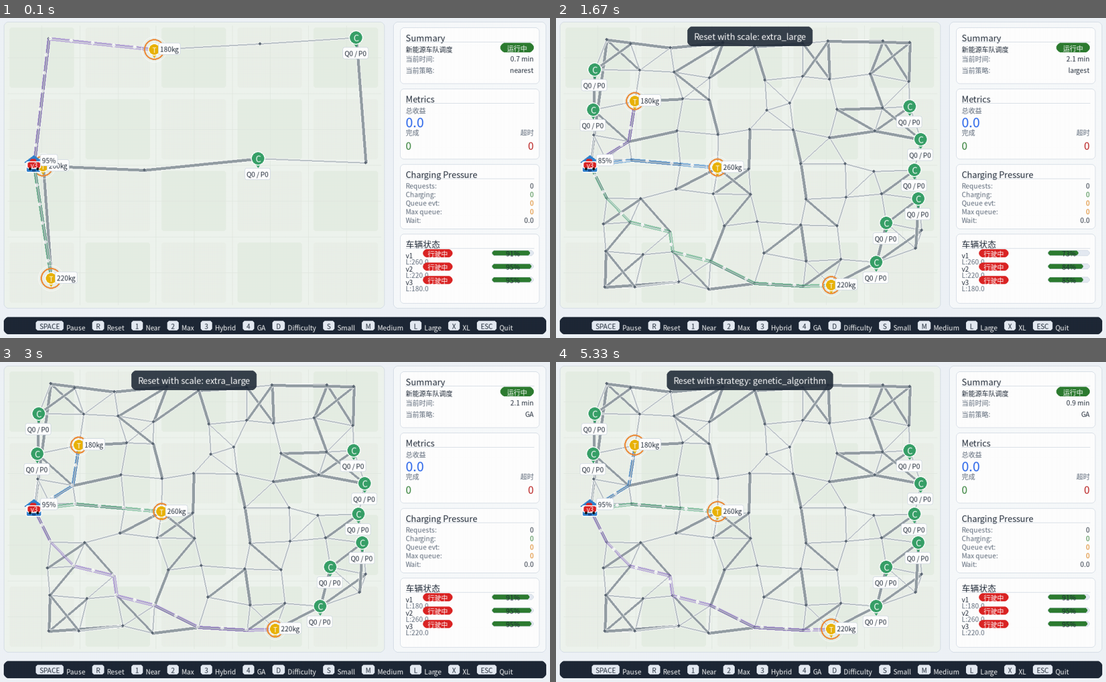
Above: before the commit, frames 1-4 (two rows, left to right).
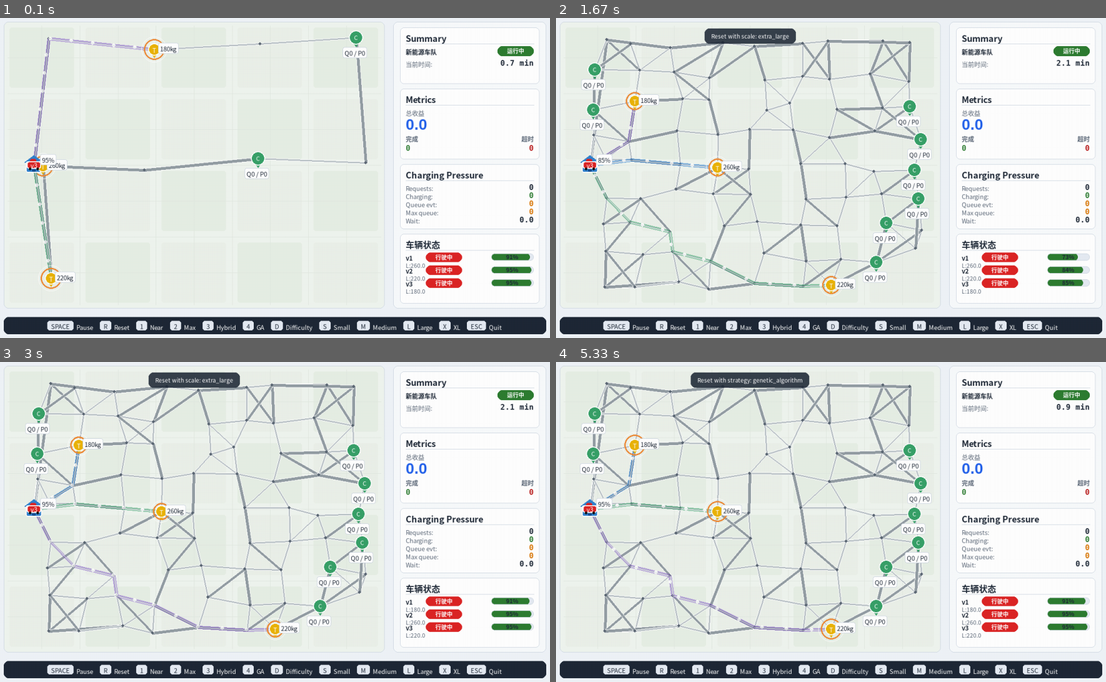
Above: after the commit, the same moments.

Repository: Ltyyyyy0429/Data-Structure-Course-Design
Game: pygame game, started from ui/simulator_app.py
Same seed, same stepped clock (60 frames per second), same inputs: the game is played once before the commit and once after it.
Inputs:
- Up to frame 1 (0.1 s): no input
- Up to frame 2 (1.67 s): tap 3 at 0.33 s; tap 4 at 0.67 s; tap 2 at 1 s; hold D from 1.33 s (still down); tap X at 1.4 s
- Up to frame 3 (3 s): tap X at 1.7, 1.9, 2.2, 2.4, 2.73 s; release D at 1.8 s; hold D 1.83-2.3 s; tap 2 at 1.98 s; hold S 2.33-2.63 s; tap 4 at 2.48 s; hold D from 2.67 s (still down)
- Up to frame 4 (5.33 s): tap X at 3.03, 3.4, 3.8, 4.1, 4.3, 4.6, 4.8, 5.13 s; release D at 3.3 s; hold S 3.33-3.7 s; tap 2 at 3.48, 4.88 s; hold D 3.73-4.2 s; tap 4 at 3.88, 5.22 s; hold D 4.23-4.7 s; hold S 4.73-5.03 s; hold D from 5.07 s (still down)

The runs differ from the first frame. In frame 1, 5.4% of the frame differs, in the area x 5-98%, y 5-99%; in frame 2, 6.6%; in frame 3, 6.6%; in frame 4, 6.9%, in the area x 4-98%, y 2-99%.

Commit message:
polish pygame dashboard typography

Diff:
--- a/ui/pygame_app.py
+++ b/ui/pygame_app.py
@@ -285,6 +285,12 @@
     normal: pygame.font.Font
     small: pygame.font.Font
     tiny: pygame.font.Font
+    card_title: pygame.font.Font
+    body: pygame.font.Font
+    body_bold: pygame.font.Font
+    number_big: pygame.font.Font
+    number: pygame.font.Font
+    badge: pygame.font.Font
 
 
 class DemoWorld:
@@ -480,8 +486,17 @@
             "path": preview_path,
         }
 
+def make_font(font_names: List[str], size: int, bold: bool = False) -> pygame.font.Font:
+    """Create a clear system font with ordered fallbacks."""
+
+    for font_name in font_names:
+        if pygame.font.match_font(font_name, bold=bold) or pygame.font.match_font(font_name):
+            return pygame.font.SysFont(font_name, int(size), bold=bold)
+    return pygame.font.SysFont("Arial", int(size), bold=bold)
+
+
 def choose_fonts() -> FontSet:
-    chinese_font_names = [
+    cjk_font_names = [
         "PingFang SC",
         "Heiti SC",
         "Arial Unicode MS",
@@ -489,28 +504,39 @@
         "SimHei",
         "Noto Sans CJK SC",
     ]
-
-    font_path = None
-    for font_name in chinese_font_names:
-        font_path = pygame.font.match_font(font_name)
-        if font_path:
-            break
-
-    if font_path:
-        return FontSet(
-            language="zh",
-            title=pygame.font.Font(font_path, scale_px(27, 27, 36)),
-            normal=pygame.font.Font(font_path, scale_px(21, 21, 27)),
-            small=pygame.font.Font(font_path, scale_px(18, 18, 23)),
-            tiny=pygame.font.Font(font_path, scale_px(14, 14, 18)),
-        )
+    latin_font_names = [
+        "Helvetica Neue",
+        "SF Pro Text",
+        "SF Pro Display",
+        "Arial",
+        "Arial Unicode MS",
+    ]
+    number_font_names = ["Menlo", "SF Mono", "Monaco", "Helvetica Neue", "Arial"]
+
+    ui_font_names = cjk_font_names if any(pygame.font.match_font(name) for name in cjk_font_names) else latin_font_names
+    language = "zh" if ui_font_names is cjk_font_names else "en"
+
+    card_title = make_font(ui_font_names, scale_px(18, 18, 22), bold=True)
+    body = make_font(ui_font_names, scale_px(13, 13, 16))
+    body_bold = make_font(ui_font_names, scale_px(13, 13, 16), bold=True)
+    small = make_font(ui_font_names, scale_px(12, 12, 15))
+    badge = make_font(ui_font_names, scale_px(12, 12, 14), bold=True)
+    number = make_font(number_font_names, scale_px(16, 16, 19), bold=True)
+    number_big = make_font(latin_font_names, scale_px(32, 32, 38), bold=True)
+    title = make_font(ui_font_names, scale_px(24, 24, 30), bold=True)
 
     return FontSet(
-        language="en",
-        title=pygame.font.SysFont(None, scale_px(27, 27, 36)),
-        normal=pygame.font.SysFont(None, scale_px(21, 21, 27)),
-        small=pygame.font.SysFont(None, scale_px(18, 18, 23)),
-        tiny=pygame.font.SysFont(None, scale_px(14, 14, 18)),
+        language=language,
+        title=title,
+        normal=number,
+        small=small,
+        tiny=body,
+        card_title=card_title,
+        body=body,
+        body_bold=body_bold,
+        number_big=number_big,
+        number=number,
+        badge=badge,
     )
 
 
@@ -520,6 +546,34 @@
     return screen_x, screen_y
 
 
+def render_text(
+    surface: pygame.Surface,
+    text: str,
+    font: pygame.font.Font,
+    color: Tuple[int, int, int],
+    x: int | float,
+    y: int | float,
+    max_chars: int | None = None,
+) -> None:
+    if text is None:
+        text = ""
+    text = shorten_text(text, max_chars) if max_chars is not None else str(text)
+    text_surface = font.render(text, True, color)
+    surface.blit(text_surface, (int(round(x)), int(round(y))))
+
+
+def draw_text_left(
+    surface: pygame.Surface,
+    text: str,
+    font: pygame.font.Font,
+    color: Tuple[int, int, int],
+    x: int | float,
+    y: int | float,
+    max_chars: int | None = None,
+) -> None:
+    render_text(surface, text, font, color, x, y, max_chars)
+
+
 def draw_text(
     surface: pygame.Surface,
     text: str,
@@ -527,8 +581,7 @@
     color: Tuple[int, int, int],
     position: Tuple[int, int],
 ) -> None:
-    text_surface = font.render(text, True, color)
-    surface.blit(text_surface, position)
+    draw_text_left(surface, text, font, color, position[0], position[1])
 
 
 def shorten_text(text, max_chars: int) -> str:
@@ -564,7 +617,25 @@
     max_chars: int = 14,
 ) -> None:
     text_surface = font.render(shorten_text(text, max_chars), True, color)
-    surface.blit(text_surface, (right - text_surface.get_width(), y))
+    text_rect = text_surface.get_rect(right=int(round(right)), top=int(round(y)))
+    surface.blit(text_surface, text_rect)
+
+
+def draw_text_center(
+    surface: pygame.Surface,
+    text: str,
+    font: pygame.font.Font,
+    color: Tuple[int, int, int],
+    center_x: int | float,
+    center_y: int | float,
+    max_chars: int | None = None,
+) -> None:
+    if text is None:
+        text = ""
+    text = shorten_text(text, max_chars) if max_chars is not None else str(text)
+    text_surface = font.render(text, True, color)
+    text_rect = text_surface.get_rect(center=(int(round(center_x)), int(round(center_y))))
+    surface.blit(text_surface, text_rect)
 
 
 def draw_centered_text(
@@ -574,9 +645,7 @@
     color: Tuple[int, int, int],
     center: Tuple[int, int],
 ) -> None:
-    text_surface = font.render(text, True, color)
-    text_rect = text_surface.get_rect(center=center)
-    surface.blit(text_surface, text_rect)
+    draw_text_center(surface, text, font, color, center[0], center[1])
 
 
 def build_node_lookup(nodes: Dict) -> Dict:
@@ -1093,14 +1162,14 @@
 
 def draw_card(surface: pygame.Surface, rect: pygame.Rect, title: str, fonts: FontSet) -> pygame.Rect:
     padding = scale_px(12, 12, 16)
-    title_y = rect.top + scale_px(8, 8, 12)
-    divider_y = rect.top + scale_px(30, 30, 38)
-    body_top = rect.top + scale_px(34, 34, 44)
+    title_y = rect.top + scale_px(9, 9, 12)
+    divider_y = rect.top + scale_px(34, 34, 40)
+    body_top = rect.top + scale_px(40, 40, 46)
     body_bottom_padding = scale_px(10, 10, 14)
 
     pygame.draw.rect(surface, PANEL_CARD, rect, border_radius=8)
     pygame.draw.rect(surface, PANEL_BORDER, rect, width=1, border_radius=8)
-    draw_text(surface, shorten_text(title, 24), fonts.small, TEXT_MAIN, (rect.left + padding, title_y))
+    draw_text_left(surface, title, fonts.card_title, TEXT_MAIN, rect.left + padding, title_y, 24)
     pygame.draw.line(
         surface,
         PANEL_BORDER,
@@ -1131,8 +1200,8 @@
     if y + line_height > rect.bottom:
         return None
 
-    draw_text(surface, f"{shorten_text(label, label_chars)}:", fonts.tiny, TEXT_MUTED, (rect.left, y))
-    draw_text_right(surface, value, fonts.tiny, value_color, rect.right, y, value_chars)
+    draw_text_left(surface, f"{shorten_text(label, label_chars)}:", fonts.body, TEXT_MUTED, rect.left, y)
+    draw_text_right(surface, value, fonts.number, value_color, rect.right, y - scale_px(1, 1, 2), value_chars)
     return y + line_height
 
 
@@ -1144,8 +1213,9 @@
     color: Tuple[int, int, int],
     max_chars: int = 12,
 ) -> None:
-    text_surface = fonts.tiny.render(shorten_text(text, max_chars), True, WHITE)
-    pygame.draw.rect(surface, color, rect, border_radius=rect.height // 2)
+    rect = pygame.Rect(int(rect.left), int(rect.top), int(rect.width), int(rect.height))
+    text_surface = fonts.badge.render(shorten_text(text, max_chars), True, WHITE)
+    pygame.draw.rect(surface, color, rect, border_radius=max(1, rect.height // 2))
     surface.blit(text_surface, text_surface.get_rect(center=rect.center))
 
 
@@ -1169,6 +1239,7 @@
     fonts: FontSet,
 ) -> None:
     battery_level = max(0.0, min(100.0, battery_level))
+    rect = pygame.Rect(int(rect.left), int(rect.top), int(rect.width), int(rect.height))
     fill_width = int(rect.width * battery_level / 100)
     fill_color = SUCCESS if battery_level >= 50 else WARNING if battery_level >= 20 else DANGER
 
@@ -1177,7 +1248,7 @@
         fill_rect = pygame.Rect(rect.left, rect.top, fill_width, rect.height)
         pygame.draw.rect(surface, fill_color, fill_rect, border_radius=rect.height // 2)
     pygame.draw.rect(surface, PANEL_BORDER, rect, width=1, border_radius=rect.height // 2)
-    draw_centered_text(surface, battery_text, fonts.tiny, TEXT_MAIN, rect.center)
+    draw_text_center(surface, battery_text, fonts.badge, TEXT_MAIN, rect.centerx, rect.centery, 8)
 
 
 def draw_metric_big_number(
@@ -1188,10 +1259,10 @@
     fonts: FontSet,
     color: Tuple[int, int, int],
 ) -> None:
-    draw_text(surface, shorten_text(label, 18), fonts.tiny, TEXT_MUTED, (rect.left, rect.top))
+    draw_text_left(surface, label, fonts.body, TEXT_MUTED, rect.left, rect.top, 18)
     value_text = shorten_text(value, 13)
-    value_surface = fonts.title.render(value_text, True, color)
-    surface.blit(value_surface, (rect.left, rect.top + scale_px(15, 15)))
+    value_surface = fonts.number_big.render(value_text, True, color)
+    surface.blit(value_surface, (int(rect.left), int(rect.top + scale_px(17, 17))))
 
 
 def draw_summary_card(
@@ -1203,17 +1274,17 @@
     paused: bool,
 ) -> None:
     inner = draw_card(surface, rect, labels["summary"], fonts)
-    project_name = "新能源车队调度" if fonts.language == "zh" else "Fleet Dispatch System"
-    draw_text(surface, shorten_text(project_name, 17), fonts.tiny, TEXT_MAIN, (inner.left, inner.top))
+    project_name = "新能源车队" if fonts.language == "zh" else "Fleet Dispatch"
+    draw_text_left(surface, project_name, fonts.body_bold, TEXT_MAIN, inner.left, inner.top, 18)
 
     run_label = labels["paused"] if paused else labels["running"]
-    badge_w = scale_px(70, 70, 86)
-    badge_h = scale_px(20, 20, 24)
-    badge_rect = pygame.Rect(inner.right - badge_w, inner.top - 2, badge_w, badge_h)
+    badge_w = scale_px(76, 76, 92)
+    badge_h = scale_px(21, 21, 25)
+    badge_rect = pygame.Rect(inner.right - badge_w, inner.top - scale_px(1, 1, 2), badge_w, badge_h)
     draw_status_badge(surface, run_label, fonts, badge_rect, WARNING if paused else SUCCESS)
 
-    row_h = max(scale_px(16, 16, 21), fonts.tiny.get_height() + scale_px(3, 3, 5))
-    y = inner.top + scale_px(20, 20, 24)
+    row_h = max(scale_px(19, 19, 23), fonts.body.get_height() + scale_px(4, 4, 6))
+    y = inner.top + scale_px(26, 26, 30)
     y = draw_metric_row(surface, labels["time"], f"{safe_get_metric(metrics, 'current_time', 0)} min", fonts, inner, y, line_height=row_h) or y
     strategy = shorten_text(safe_get_metric(metrics, "strategy", "-"), 12)
     y = draw_metric_row(surface, labels["strategy"], strategy, fonts, inner, y, line_height=row_h) or y
@@ -1244,13 +1315,13 @@
     )
 
     lower_y = min(score_rect.bottom + scale_px(6, 6, 8), inner.bottom - lower_block_h)
-    value_offset = max(scale_px(17, 17, 22), fonts.tiny.get_height() + scale_px(2, 2, 4))
+    value_offset = max(scale_px(18, 18, 23), fonts.body.get_height() + scale_px(2, 2, 4))
     completed = safe_get_metric(metrics, "completed_tasks", 0)
     timeout = safe_get_metric(metrics, "timeout_tasks", 0)
-    draw_text(surface, labels.get("completed_short", labels["completed"]), fonts.tiny, TEXT_MUTED, (inner.left, lower_y))
-    draw_text(surface, str(completed), fonts.normal, SUCCESS, (inner.left, lower_y + value_offset))
-    draw_text_right(surface, labels.get("timeout_short", labels["timeout"]), fonts.tiny, TEXT_MUTED, inner.right, lower_y)
-    draw_text_right(surface, str(timeout), fonts.normal, DANGER, inner.right, lower_y + value_offset)
+    draw_text_left(surface, labels.get("completed_short", labels["completed"]), fonts.body_bold, TEXT_MUTED, inner.left, lower_y)
+    draw_text_left(surface, str(completed), fonts.number, SUCCESS, inner.left, lower_y + value_offset)
+    draw_text_right(surface, labels.get("timeout_short", labels["timeout"]), fonts.body_bold, TEXT_MUTED, inner.right, lower_y)
+    draw_text_right(surface, str(timeout), fonts.number, DANGER, inner.right, lower_y + value_offset)
 
 
 def draw_charging_card(surface: pygame.Surface, rect: pygame.Rect, metrics: Dict, fonts: FontSet, labels: Dict) -> None:
@@ -1281,7 +1352,8 @@
     metrics: Dict | None = None,
 ) -> None:
     inner = draw_card(surface, rect, labels["vehicles"], fonts)
-    row_height = max(scale_px(23, 23, 30), fonts.tiny.get_height() + scale_px(7, 7, 10))
+    available_row_height = max(1, (inner.height - scale_px(8, 8)) // VEHICLE_LIST_MAX_ROWS)
+    row_height = max(scale_px(27, 27, 31), min(scale_px(34, 34, 40), available_row_height))
     max_rows = min(VEHICLE_LIST_MAX_ROWS, max(0, (inner.height - scale_px(8, 8)) // row_height))
     shown = 0
 
@@ -1298,29 +1370,32 @@
         status_color = get_vehicle_color(status_key)
         battery_level, battery_text = get_battery_display(vehicle, metrics)
 
-        draw_text(surface, vehicle_id, fonts.tiny, TEXT_MAIN, (inner.left, row_y))
-        id_offset = scale_px(36, 34, 44)
-        badge_w = scale_px(62, 62, 78)
-        badge_h = scale_px(17, 17, 22)
-        badge_rect = pygame.Rect(inner.left + id_offset, row_y - 2, badge_w, badge_h)
+        id_x = inner.left
+        status_x = inner.left + scale_px(42, 40, 52)
+        badge_w = scale_px(76, 72, 92)
+        badge_h = scale_px(20, 19, 24)
+        bar_w = min(scale_px(98, 94, 126), max(82, inner.width // 3))
+        bar_h = scale_px(15, 14, 18)
+        bar_x = inner.right - bar_w
+
+        draw_text_left(surface, vehicle_id, fonts.body_bold, TEXT_MAIN, id_x, row_y, 8)
+        badge_rect = pygame.Rect(status_x, row_y - scale_px(1, 1, 2), badge_w, badge_h)
         draw_status_badge(surface, status, fonts, badge_rect, status_color, max_chars=9)
         if battery_level < 20:
-            low_rect = pygame.Rect(badge_rect.right + scale_px(4, 4), row_y - 2, scale_px(36, 36, 44), badge_h)
+            low_rect = pygame.Rect(badge_rect.right + scale_px(4, 4), row_y - scale_px(1, 1, 2), scale_px(36, 36, 44), badge_h)
             draw_status_badge(surface, "LOW", fonts, low_rect, DANGER, max_chars=5)
 
-        bar_w = min(scale_px(88, 88, 116), max(76, inner.width // 3))
-        bar_h = scale_px(12, 12, 16)
-        bar_rect = pygame.Rect(inner.right - bar_w, row_y, bar_w, bar_h)
+        bar_rect = pygame.Rect(bar_x, row_y + scale_px(1, 1, 2), bar_w, bar_h)
         draw_battery_bar(surface, bar_rect, battery_level, battery_text, fonts)
 
         load_value = vehicle.get("load", "N/A")
         load_text = f"L:{shorten_text(load_value, 7)}"
-        draw_text(surface, load_text, fonts.tiny, TEXT_MUTED, (inner.left, row_y + scale_px(13, 13, 17)))
+        draw_text_left(surface, load_text, fonts.small, TEXT_MUTED, id_x, row_y + scale_px(17, 17, 21), 12)
         shown += 1
 
     remaining = max(0, len(vehicles or []) - shown)
     if remaining > 0:
-        draw_text(surface, f"+{remaining} more vehicles", fonts.tiny, TEXT_MUTED, (inner.left, rect.bottom - scale_px(22, 22, 28)))
+        draw_text_left(surface, f"+{remaining} more vehicles", fonts.small, TEXT_MUTED, inner.left, rect.bottom - scale_px(22, 22, 28))
 
 
 def draw_panel(surface: pygame.Surface, state: Dict, fonts: FontSet, paused: bool) -> None:
--- a/ui/simulator_app.py
+++ b/ui/simulator_app.py
@@ -41,7 +41,6 @@
 UI_DIFFICULTY = "easy"
 UI_SCALE = "small"
 UI_STRATEGY = "nearest"
-PRESENTATION_FLEET_BY_SCALE = False
 SUPPORTED_DIFFICULTIES = ("easy", "medium", "hard")
 SCALE_TO_MAP_FILE = {
     "small": "data/small_map.json",
@@ -55,12 +54,6 @@
     "energy_aware_hybrid",
     "genetic_algorithm",
 }
-SCALE_COUNT_FIELD = {
-    "small": "count_small",
-    "medium": "count_medium",
-    "large": "count_large",
-    "extra_large": "count_extra_large",
-}
 
 
 def build_b_graph_from_pathfinder(pathfinder: RealPathfinder) -> dict:
@@ -137,40 +130,6 @@
     return selected[:count]
 
 
-def get_presentation_vehicle_count(scale: str, difficulty: str) -> int:
-    """Derive a scale-aware UI fleet size from current ABC difficulty config.
-
-    In ABC's current settings, hard difficulty already expresses the intended
-    scale growth: small=2, medium=3, large=4, extra_large=5. For presentation,
-    keep the selected difficulty's own count as the floor, then use hard's
-    scale-aware count when it is larger.
-    """
-
-    selected_config = get_difficulty_config(scale, difficulty)
-    hard_config = get_difficulty_config(scale, "hard")
-    selected_count = selected_config.vehicle.count_for_scale(scale)
-    hard_scale_count = hard_config.vehicle.count_for_scale(scale)
-    return max(selected_count, hard_scale_count)
-
-
-def apply_presentation_fleet_size(config, scale: str, difficulty: str) -> None:
-    """Optional UI-only fleet override.
-
-    It is disabled by default so the display follows the vehicle count that
-    B's Simulator actually creates from the current core configuration.
-    """
-
-    if not PRESENTATION_FLEET_BY_SCALE:
-        return
-
-    count_field = SCALE_COUNT_FIELD.get(scale)
-    if not count_field:
-        return
-
-    vehicle_count = get_presentation_vehicle_count(scale, difficulty)
-    setattr(config.vehicle, count_field, vehicle_count)
-
-
 def get_actual_vehicle_count(simulator: Simulator) -> int:
     """Read the fleet size that B's Simulator actually created."""
 
@@ -220,7 +179,6 @@
     map_file = SCALE_TO_MAP_FILE[scale]
     pathfinder = RealPathfinder(map_file)
     config = get_difficulty_config(scale, difficulty)
-    apply_presentation_fleet_size(config, scale, difficulty)
     graph_data = build_b_graph_from_pathfinder(pathfinder)
     simulator = Simulator(
         graph_data=graph_data,
Not shown, changed: README.md
